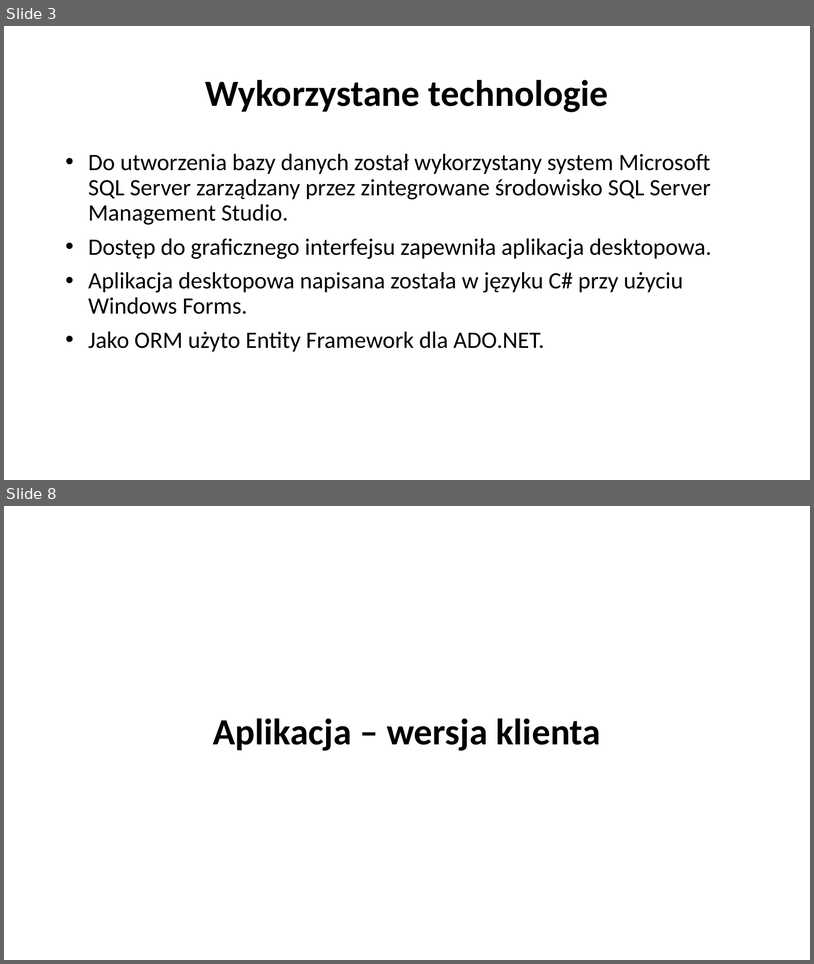
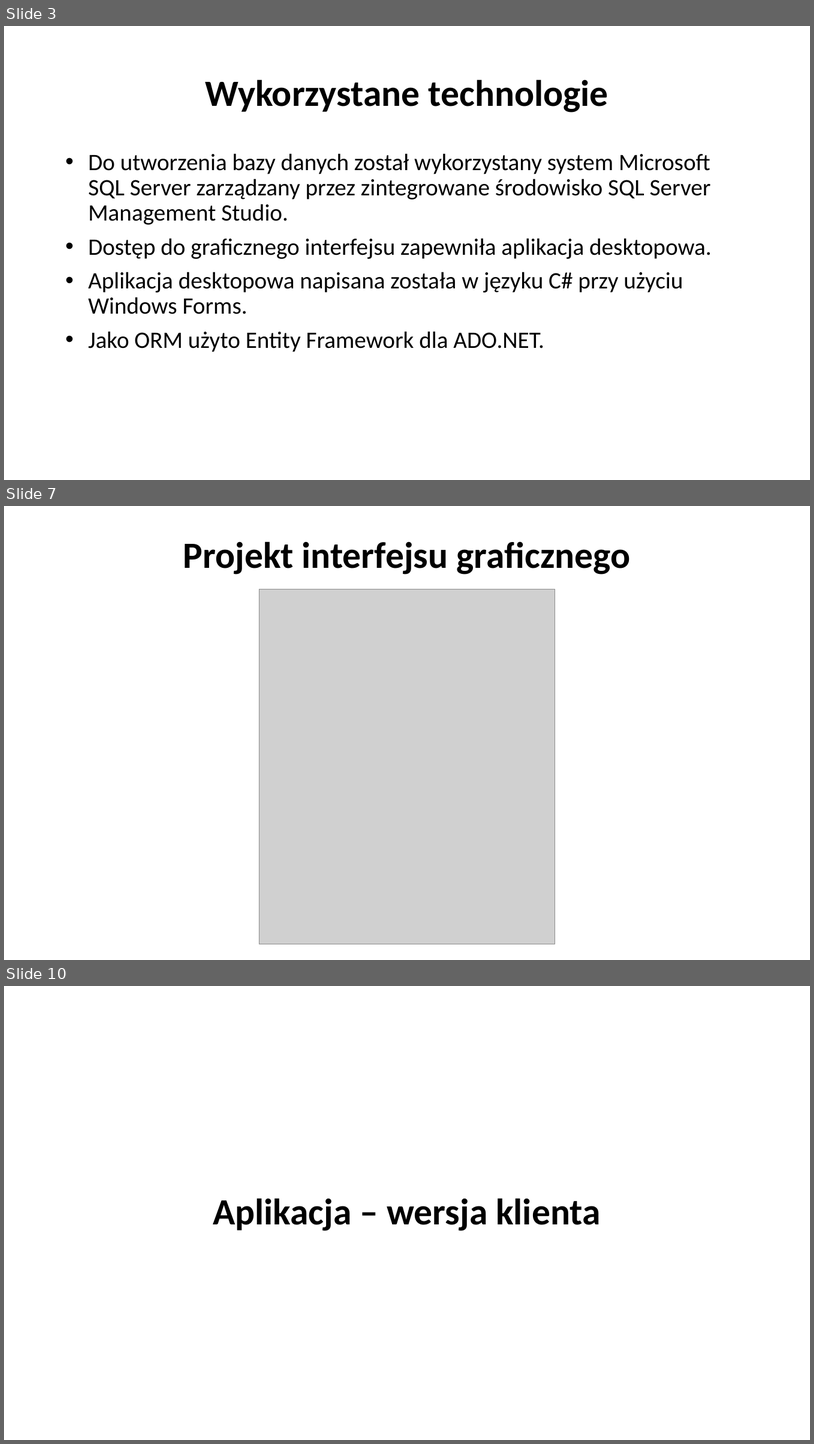
Before and after one commit to karoljaskolka/CinemaDesktopApp, a slide deck: Documentation/Cinema.pptx. Shown one above the other, each under a label of ours: slides 3 and 8 before the commit, slides 3, 7 and 10 after it; the slides between them are not shown. The pictures are 814x964 and 814x1444 pixels, drawn with LibreOffice and Linux fonts; fonts in the diff are those of the drawing; grey boxes stand for pictures; background and template pictures are left out. Boxes give left, top, right and bottom in pixels: in the first picture for what was removed or moved away, otherwise in the second. Text is boxed around its words. In the diff, an @@ line names an element or a change of style, - is before the commit and + after.

```diff
--- a/Documentation/Cinema.pptx
+++ b/Documentation/Cinema.pptx
@@ slide 7 added at box(4, 506, 810, 960), background picture (left out) @@
@@ title added at box(183, 541, 630, 574), 44 pt, text #000000, bold @@
+Projekt interfejsu graficznego
@@ picture added at box(259, 589, 555, 944) @@
@@ what was slide 8 is now slide 10 @@
```
Also in this commit, not shown: 5 slides changed, 2 other slides added, 2 slides removed, 3 other files.
